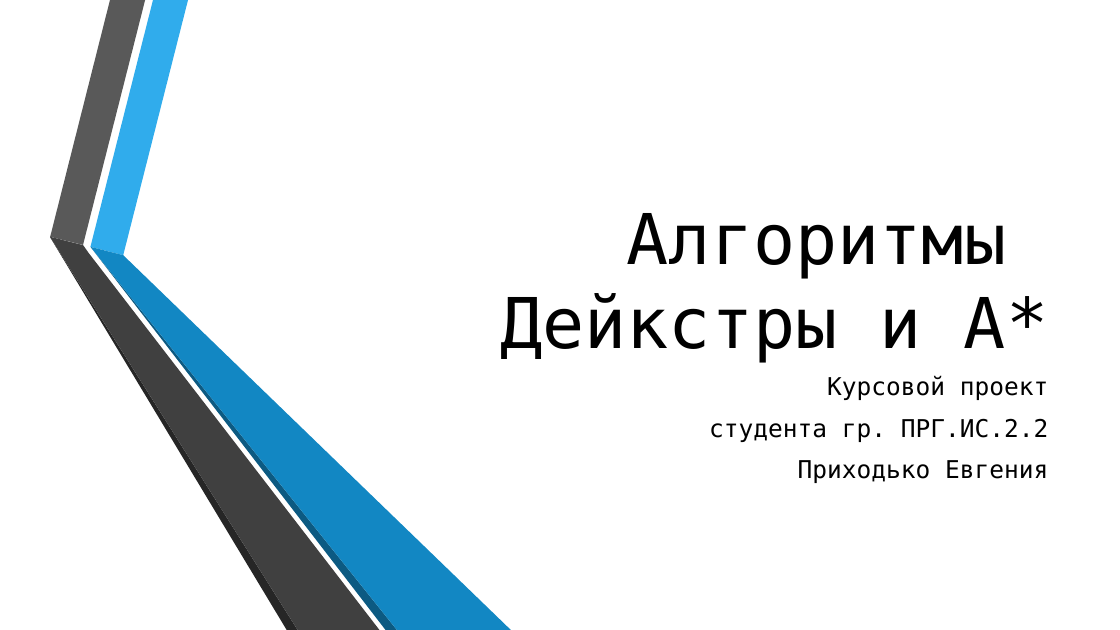
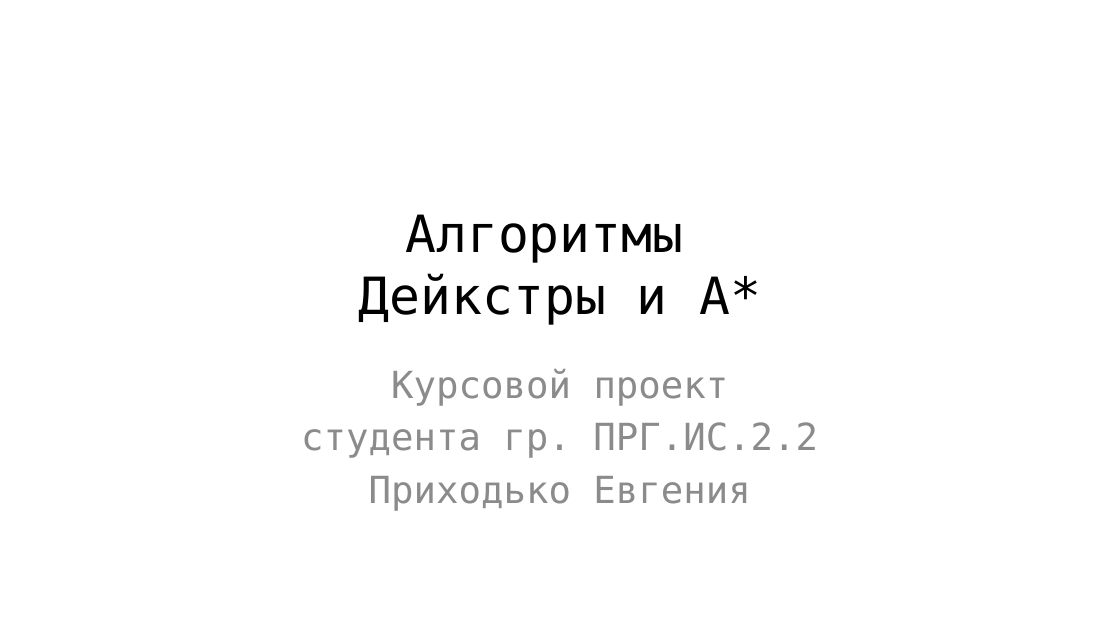
Before and after one commit to Fck-r-sns/Dijkstra-vs-AStar, a slide deck: slide 1 of Презентация.pptx. Drawn at 1120x630 pixels with LibreOffice and Linux fonts; fonts in the diff are those of the drawing; background and template pictures are left out. Boxes give left, top, right and bottom in pixels: in the first picture for what was removed or moved away, otherwise in the second. Text is boxed around its words. In the diff, an @@ line names an element or a change of style, - is before the commit and + after.

Commit message:
Presentation finished

```diff
--- a/Презентация.pptx
+++ b/Презентация.pptx
@@ title "Алгоритмы Дейкстры и A*": place and size @@
-title "Алгоритмы Дейкстры и A*" at box(500, 213, 1048, 363)
+title "Алгоритмы Дейкстры и A*" at box(359, 214, 761, 325)
@@ title "Алгоритмы Дейкстры и A*" at box(359, 214, 761, 325): size 60 to 44 pt; alignment right to centre; vertical alignment bottom to middle @@
@@ group removed at box(50, 0, 512, 630): 6 freeform shapes @@
@@ subtitle "Курсовой проект": place and size @@
-subtitle "Курсовой проект" at box(709, 375, 1049, 483)
+subtitle "Курсовой проект" at box(301, 369, 818, 510)
@@ subtitle "Курсовой проект" at box(301, 369, 818, 510): size 21 to 32 pt, text colour #000000 to #8C8C8C; alignment right to centre; less space between paragraphs @@
```
Also in this commit, not shown: 28 slides added, 1 slide removed, 16 other files.
